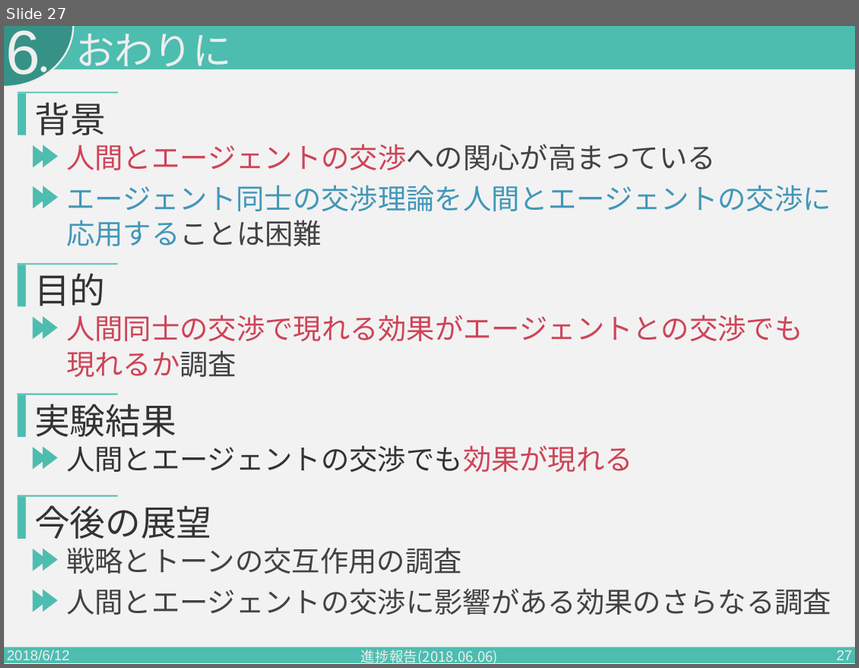
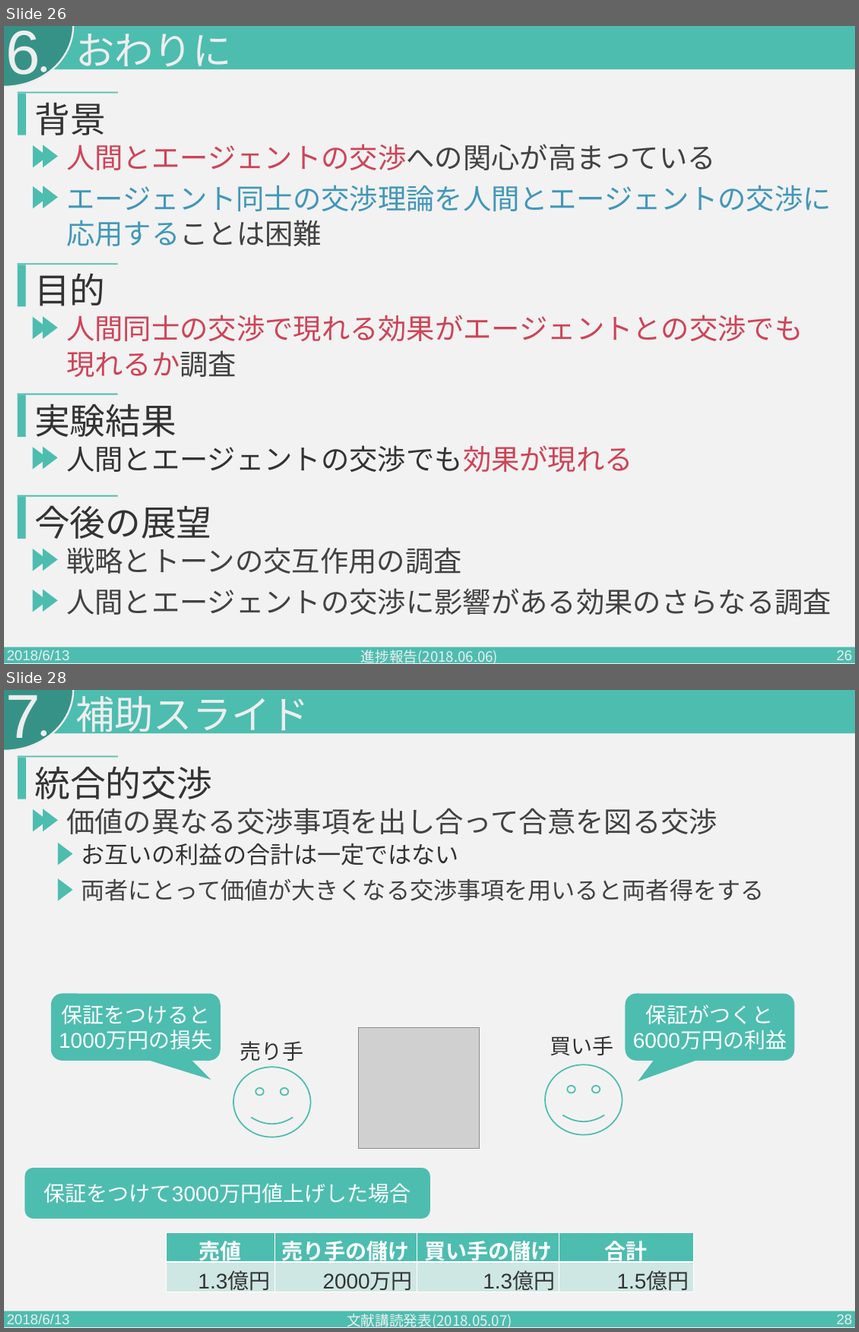
Before and after one commit to PajamaDrive/presentation, a slide deck: presentation_2nd.pptx. Shown one above the other, each under a label of ours: slide 27 before the commit, slides 26 and 28 after it; the slides between them are not shown. The pictures are 859x668 and 859x1332 pixels, drawn with LibreOffice and Linux fonts; fonts in the diff are those of the drawing; grey boxes stand for pictures. Boxes give left, top, right and bottom in pixels: in the first picture for what was removed or moved away, otherwise in the second. Text is boxed around its words. In the diff, an @@ line names an element or a change of style, - is before the commit and + after.

```diff
--- a/presentation_2nd.pptx
+++ b/presentation_2nd.pptx
@@ slide 28 added at [4, 690, 855, 1328], background #F2F2F2; not listed: 4 template elements that a slide beside it also shows @@
@@ text added at [6, 695, 40, 749], 105 pt, text #EEEEEE @@
+7
@@ text added at [75, 696, 310, 739], 66 pt, text #EEEEEE @@
+補助スライド
@@ rectangle added at [18, 757, 26, 799], fill #4DBDB0 @@
@@ rectangle added at [18, 756, 118, 758], fill #4DBDB0 @@
@@ text added at [34, 766, 211, 799], 60 pt, text #333333 @@
+統合的交渉
@@ triangle added at [33, 809, 48, 831], fill #4DBDB0 @@
@@ triangle added at [44, 809, 58, 831], fill #4DBDB0 @@
@@ text added at [66, 808, 718, 834], 48 pt, text #424242 @@
+価値の異なる交渉事項を出し合って合意を図る交渉
@@ triangle added at [58, 843, 73, 866], fill #4DBDB0 @@
@@ text added at [82, 844, 459, 866], 40 pt, text #333333 @@
+お互いの利益の合計は一定ではない
@@ triangle added at [58, 878, 73, 901], fill #4DBDB0 @@
@@ text added at [82, 879, 765, 901], 40 pt, text #424242 @@
+両者にとって価値が大きくなる交渉事項を用いると両者得をする
@@ rounded speech box added at [51, 993, 221, 1061], fill #4DBDB0, 36 pt, text #FFFFFF @@
+保証をつけると
+1000万円の損失
@@ group added at [234, 993, 794, 1138]: 2 smiley faces, 2 texts, 1 rounded speech box @@
+売り手
+買い手
+保証がつくと
+6000万円の利益
@@ picture added at [358, 1028, 480, 1149] @@
@@ rounded rectangle added at [25, 1168, 430, 1219], fill #4DBDB0, 36 pt, text #FFFFFF @@
+保証をつけて3000万円値上げした場合
@@ table added at [166, 1233, 694, 1296], 2 rows, 4 columns @@
+売値 | 売り手の儲け | 買い手の儲け | 合計
+1.3億円 | 2000万円 | 1.3億円 | 1.5億円
@@ text added at [7, 1314, 70, 1328], 24 pt, text #EEEEEE @@
+2018/6/13
@@ text added at [347, 1314, 512, 1328], 24 pt, text #EEEEEE @@
+文献講読発表(2018.05.07)
@@ page number added at [837, 1315, 853, 1325], 24 pt, text #EEEEEE @@
+28
@@ what was slide 27 is now slide 26 @@
@@ slide 26 changed as well @@
@@ text at [7, 650, 70, 664]: text changed @@
-2018/6/12
+2018/6/13
@@ page number at [837, 651, 853, 661]: text changed @@
-27
+26
```
Also in this commit, not shown: 32 other slides changed, 14 other slides added.
